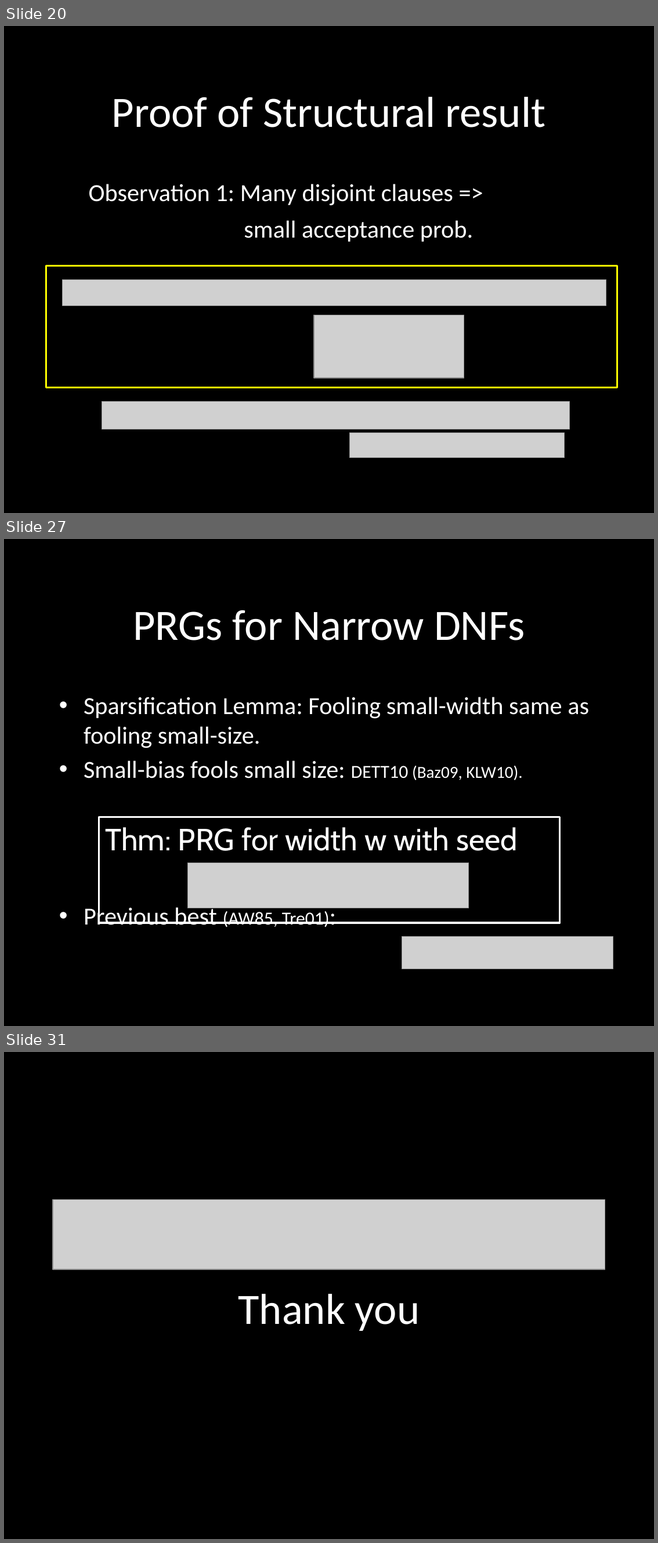
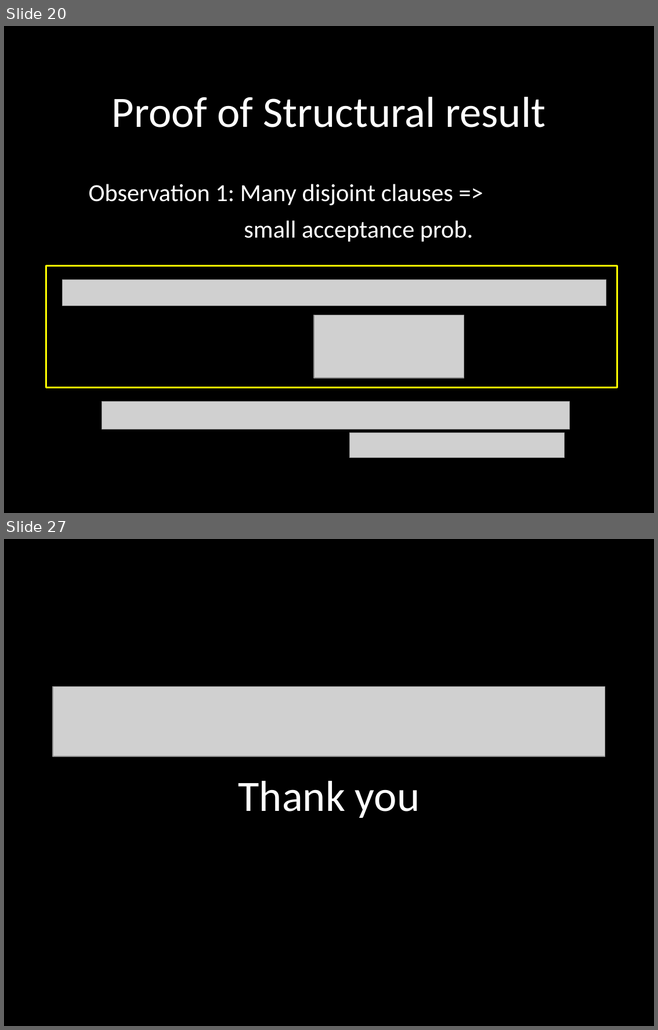
Before and after one commit to raghumeka/raghumeka.github.io, a slide deck: ccc12.ppt. Shown one above the other, each under a label of ours: slides 20, 27 and 31 before the commit, slides 20 and 27 after it; the slides between them are not shown. The pictures are 658x1543 and 658x1030 pixels, drawn with LibreOffice and Linux fonts; fonts in the diff are those of the drawing; grey boxes stand for pictures. Boxes give left, top, right and bottom in pixels: in the first picture for what was removed or moved away, otherwise in the second. Text is boxed around its words. In the diff, an @@ line names an element or a change of style, - is before the commit and + after.

```diff
--- a/ccc12.ppt
+++ b/ccc12.ppt
@@ slide 27 removed at (4,539,654,1026), background #000000 @@
@@ title removed at (133,610,524,641) @@
-PRGs for Narrow DNFs
@@ text removed at (83,697,589,928) @@
-• Sparsification Lemma: Fooling small-width same as fooling small-size.
-• Small-bias fools small size: DETT10 (Baz09, KLW10).
-• Previous best (AW85, Tre01):
@@ rectangle removed at (99,817,560,923) @@
-Thm: PRG for width w with seed
@@ picture removed at (188,863,469,908) @@
@@ picture removed at (401,936,612,969) @@
@@ what was slide 31 is now slide 27 @@
```
Also in this commit, not shown: 11 slides changed, 1 slide added, 4 other slides removed.
